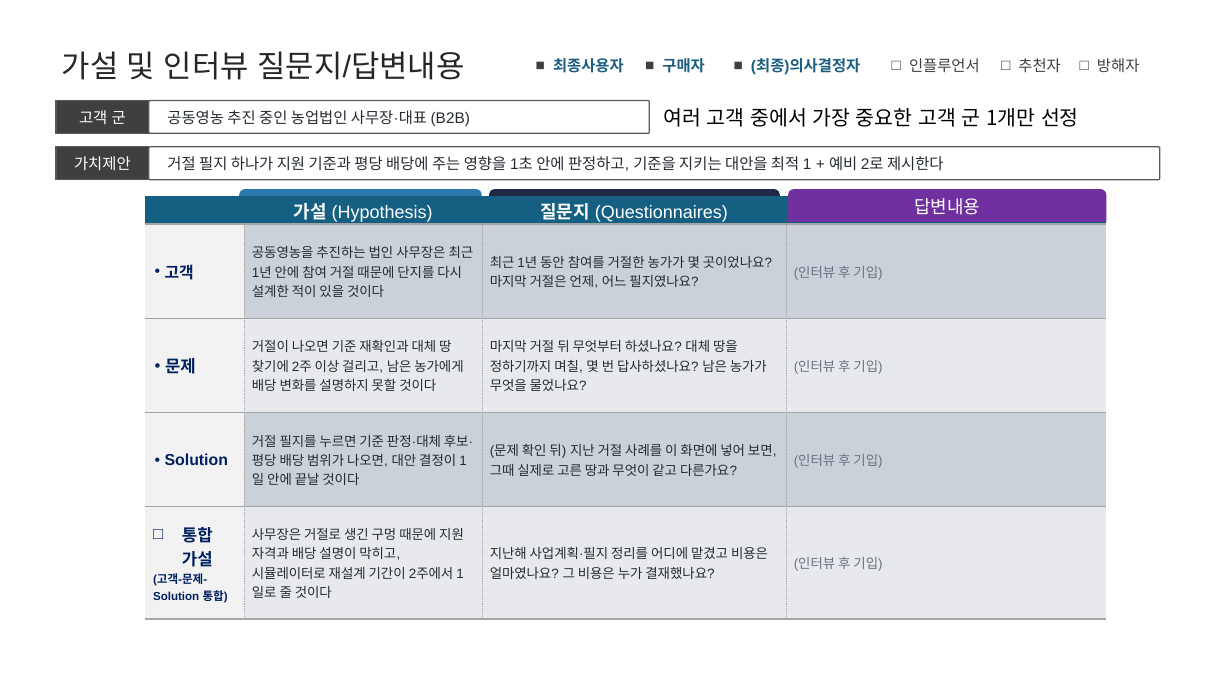
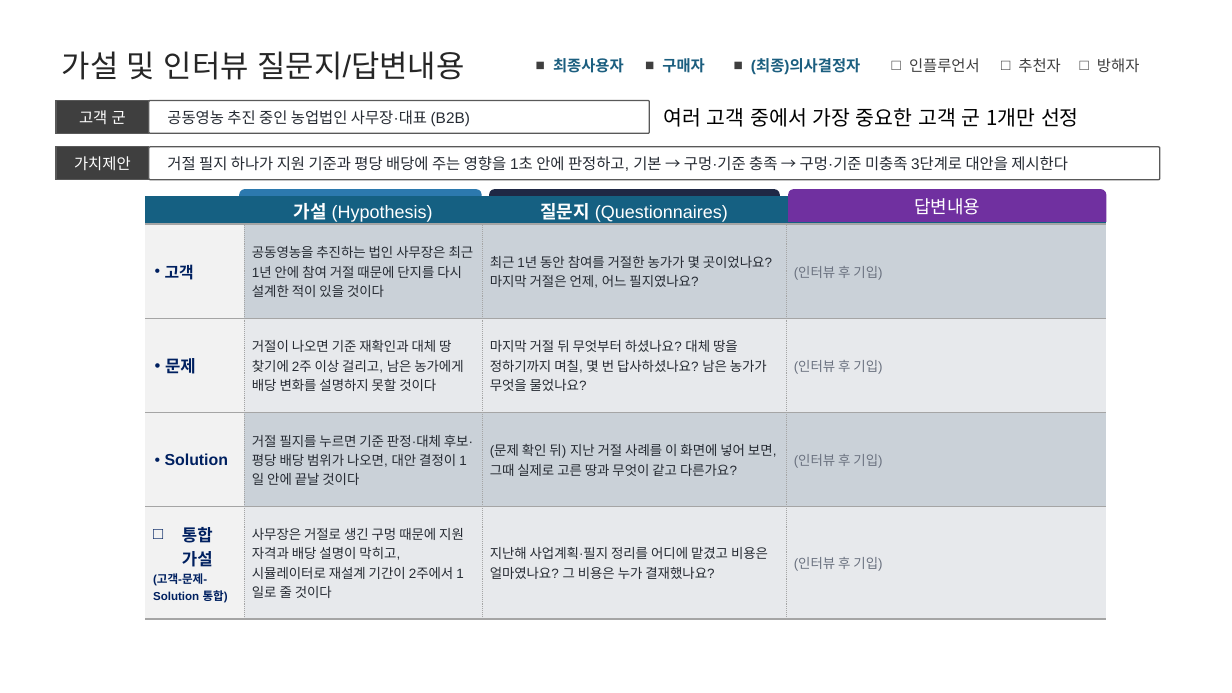
Before and after one commit to yean1234/Cooperative-farming-system, a slide deck: slide 4 of docs/공동영농_최종발표.pptx. Drawn at 1232x693 pixels with LibreOffice and Linux fonts; fonts in the diff are those of the drawing. Boxes give left, top, right and bottom in pixels: in the first picture for what was removed or moved away, otherwise in the second. Text is boxed around its words. In the diff, an @@ line names an element or a change of style, - is before the commit and + after.

```diff
--- a/docs/공동영농_최종발표.pptx
+++ b/docs/공동영농_최종발표.pptx
@@ text in rounded rectangle at (167, 156, 1068, 171): text changed @@
-거절 필지 하나가 지원 기준과 평당 배당에 주는 영향을 1초 안에 판정하고, 기준을 지키는 대안을 최적 1 + 예비 2로 제시한다
+거절 필지 하나가 지원 기준과 평당 배당에 주는 영향을 1초 안에 판정하고, 기본 → 구멍·기준 충족 → 구멍·기준 미충족 3단계로 대안을 제시한다
```
Also in this commit, not shown: 1 other slide changed, 1 other file.
